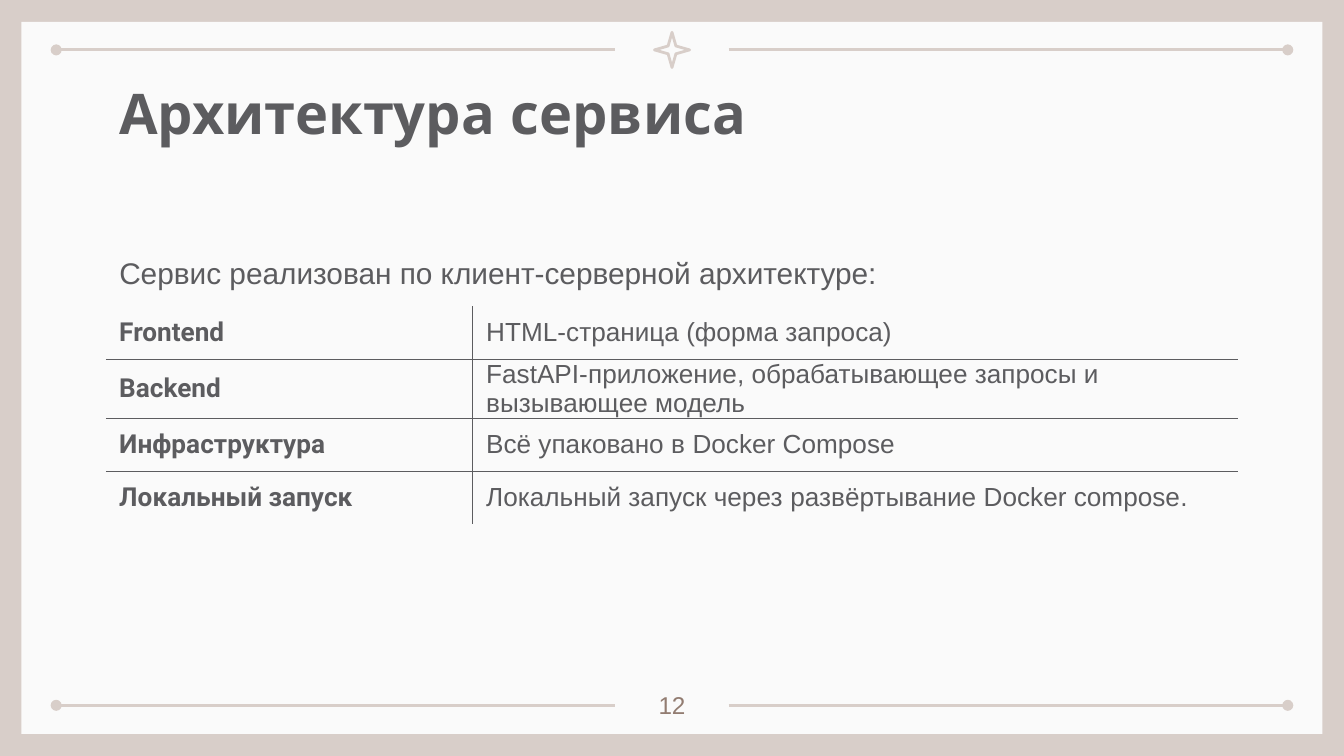
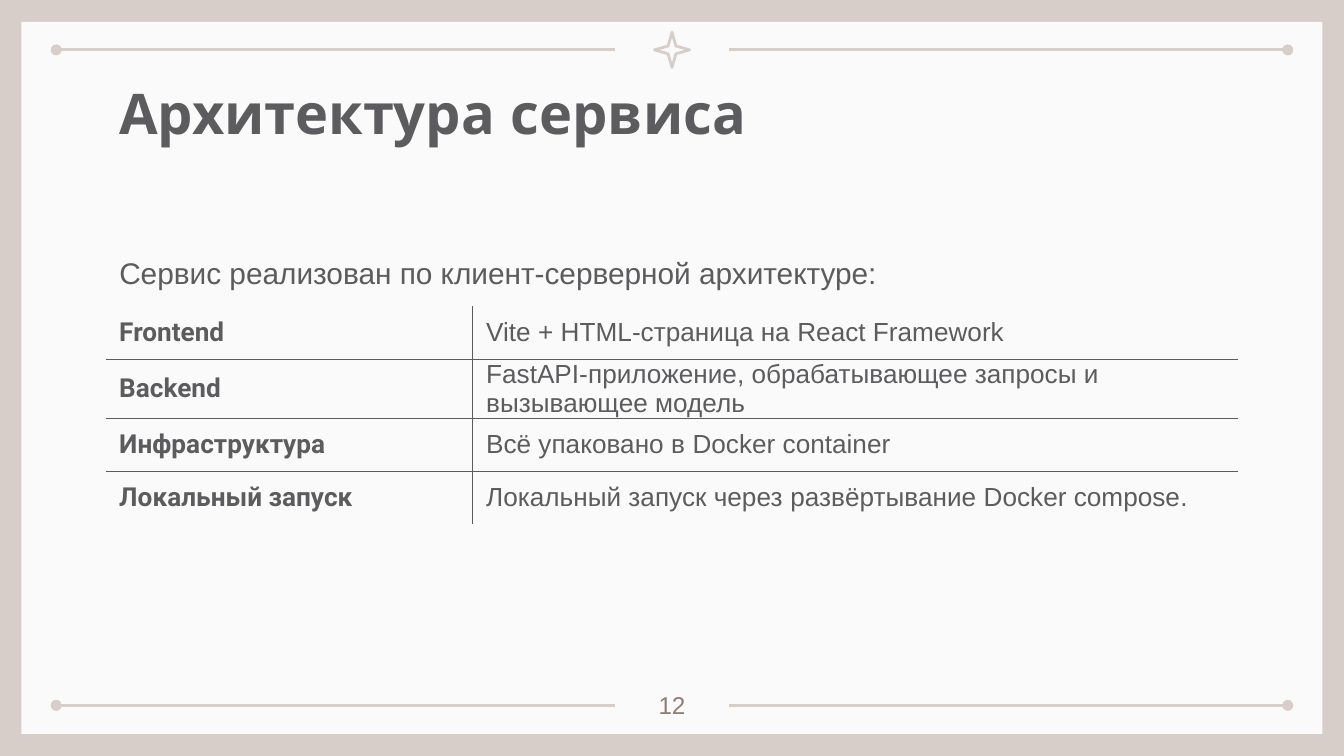
Before and after one commit to sevaTechoPark/BIDVA-hakaton, a slide deck: slide 12 of Защита проекта БИДВА май 2025.pptx. Drawn at 1344x756 pixels with LibreOffice and Linux fonts; fonts in the diff are those of the drawing. Boxes give left, top, right and bottom in pixels: in the first picture for what was removed or moved away, otherwise in the second. Text is boxed around its words. In the diff, an @@ line names an element or a change of style, - is before the commit and + after.

Commit message:
update presentation

```diff
--- a/Защита проекта БИДВА май 2025.pptx
+++ b/Защита проекта БИДВА май 2025.pptx
@@ table at <box>106,306,1238,528</box> @@
-row 1, column 2: HTML-страница (форма запроса)
+row 1, column 2: Vite + HTML-страница на React Framework
-row 3, column 2: Всё упаковано в Docker Compose
+row 3, column 2: Всё упаковано в Docker container
```
